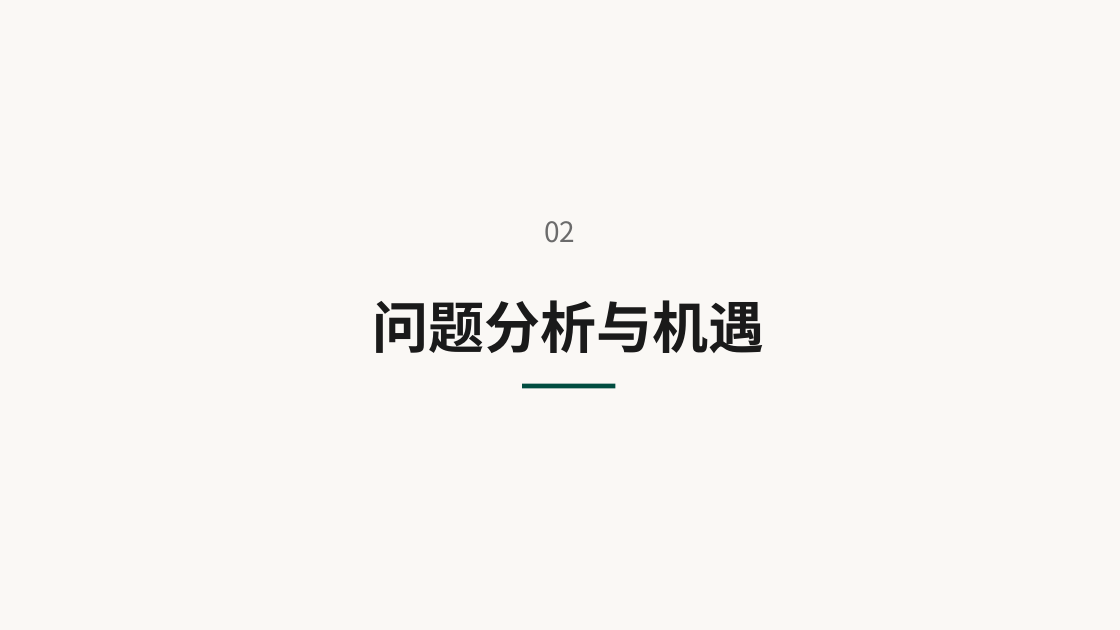
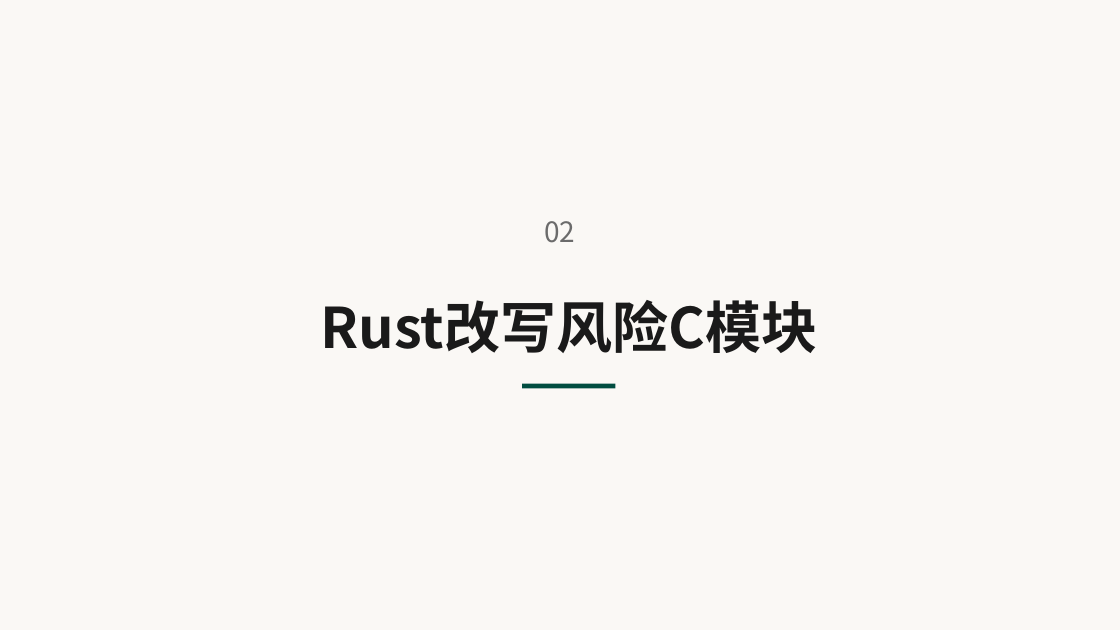
Before and after one commit to OSH-2026/Vexilon, a slide deck: slide 4 of docs/Vexilon项目汇报：基于Rust与IronClaw重构LiteOS-M内核.pptx (slide 8 before the commit). Drawn at 1120x630 pixels with LibreOffice and Linux fonts; fonts in the diff are those of the drawing. Boxes give left, top, right and bottom in pixels: in the first picture for what was removed or moved away, otherwise in the second. Text is boxed around its words. In the diff, an @@ line names an element or a change of style, - is before the commit and + after.

```diff
--- a/docs/Vexilon项目汇报：基于Rust与IronClaw重构LiteOS-M内核.pptx
+++ b/docs/Vexilon项目汇报：基于Rust与IronClaw重构LiteOS-M内核.pptx
@@ text at [320, 300, 817, 353]: text changed @@
-问题分析与机遇
+Rust改写风险C模块
```
Also in this commit, not shown: 7 other slides changed, 10 slides added, 11 slides removed.
